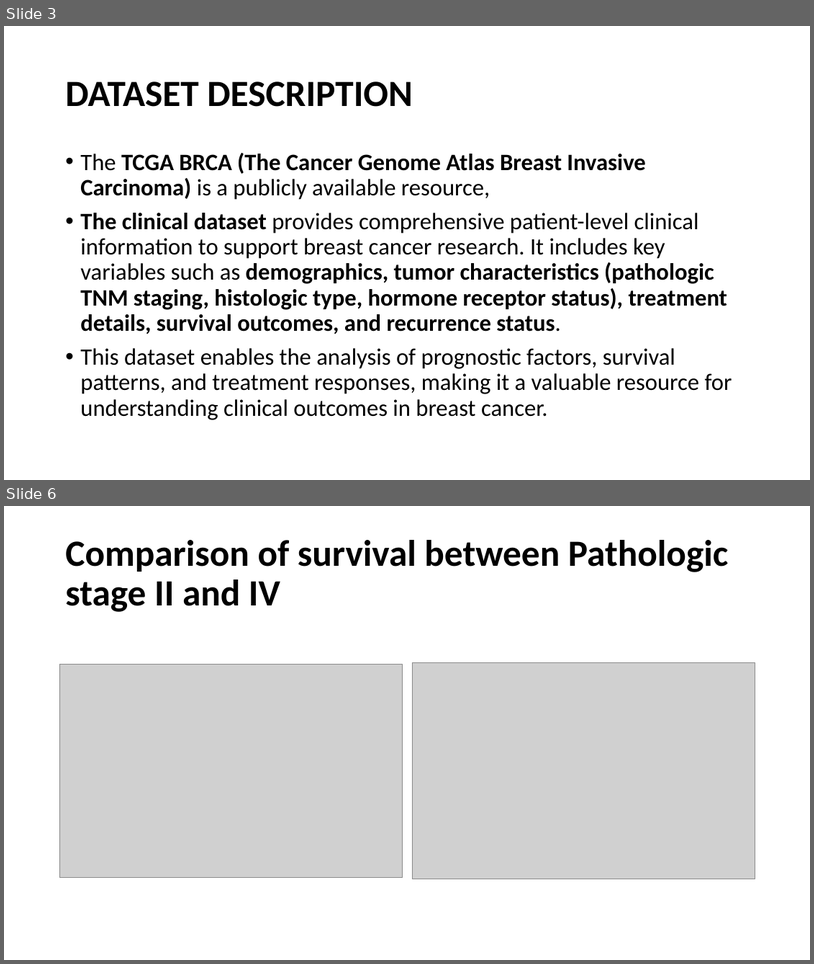
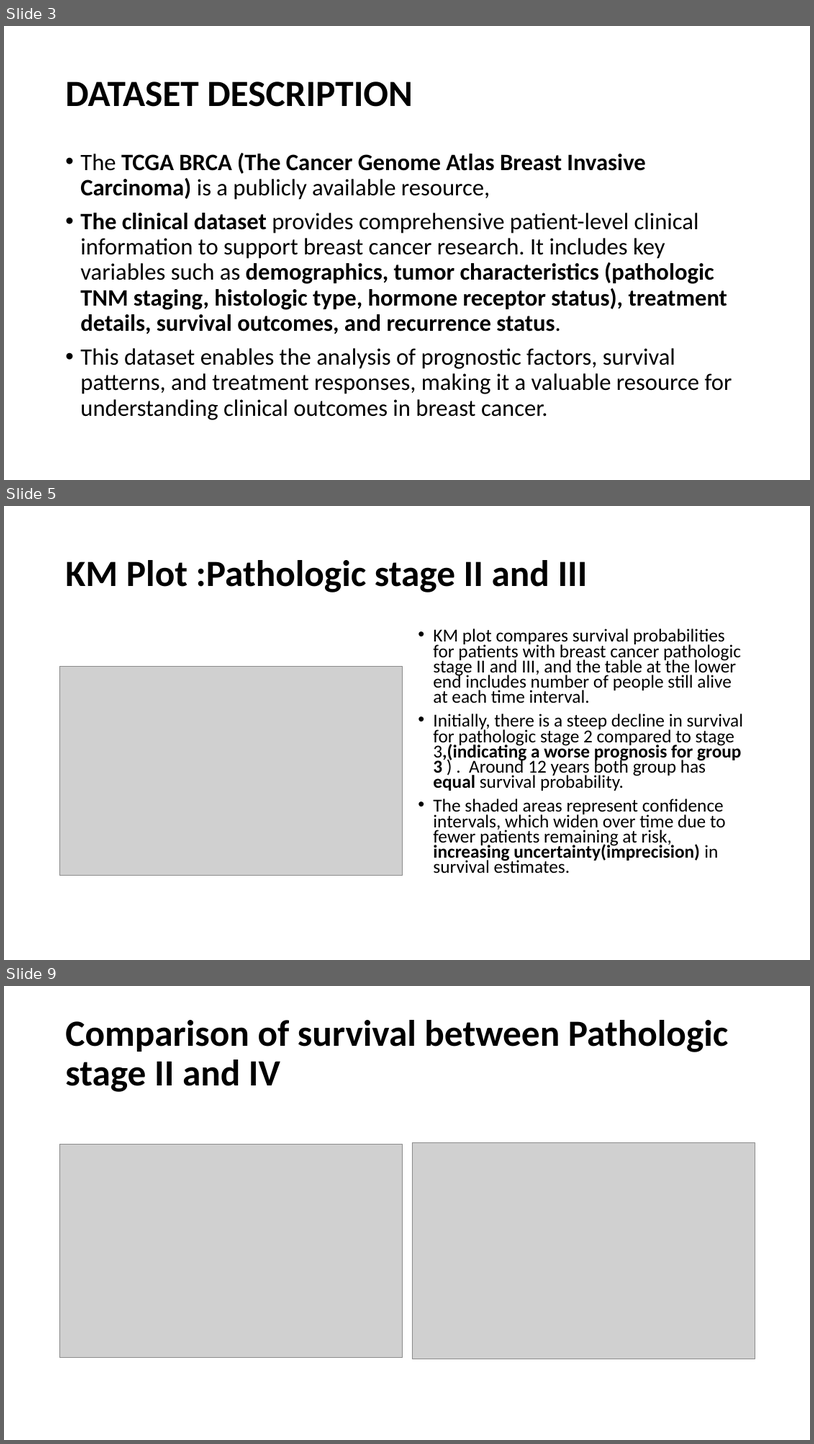
Before and after one commit to rwandarwacu1/Msc_thesis_survival, a slide deck: SURVIVAL RATIO PLOTS_For survey.pptx. Shown one above the other, each under a label of ours: slides 3 and 6 before the commit, slides 3, 5 and 9 after it; the slides between them are not shown. The pictures are 814x964 and 814x1444 pixels, drawn with LibreOffice and Linux fonts; fonts in the diff are those of the drawing; grey boxes stand for pictures. Boxes give left, top, right and bottom in pixels: in the first picture for what was removed or moved away, otherwise in the second. Text is boxed around its words. In the diff, an @@ line names an element or a change of style, - is before the commit and + after.

Commit message:
Update SURVIVAL RATIO PLOTS_For survey.pptx
added plot interpretation on plots

```diff
--- a/SURVIVAL RATIO PLOTS_For survey.pptx
+++ b/SURVIVAL RATIO PLOTS_For survey.pptx
@@ slide 5 added at <box>4,506,810,960</box>, background #FFFFFF @@
@@ title added at <box>65,560,588,592</box>, 44 pt, text #000000, bold @@
+KM Plot :Pathologic stage II and III
@@ text added at <box>433,628,743,873</box>, 21.7 pt, text #000000 @@
+• KM plot compares survival probabilities for patients with breast cancer pathologic stage II and III, and the table at the lower end includes number of people still alive at each time interval.
+• Initially, there is a steep decline in survival for pathologic stage 2 compared to stage 3,(indicating a worse prognosis for group 3 ) . Around 12 years both group has equal survival probability.
+• The shaded areas represent confidence intervals, which widen over time due to fewer patients remaining at risk, increasing uncertainty(imprecision) in survival estimates.
@@ picture added at <box>59,667,403,875</box> @@
@@ what was slide 6 is now slide 9 @@
```
Also in this commit, not shown: 2 slides changed, 2 other slides added.
